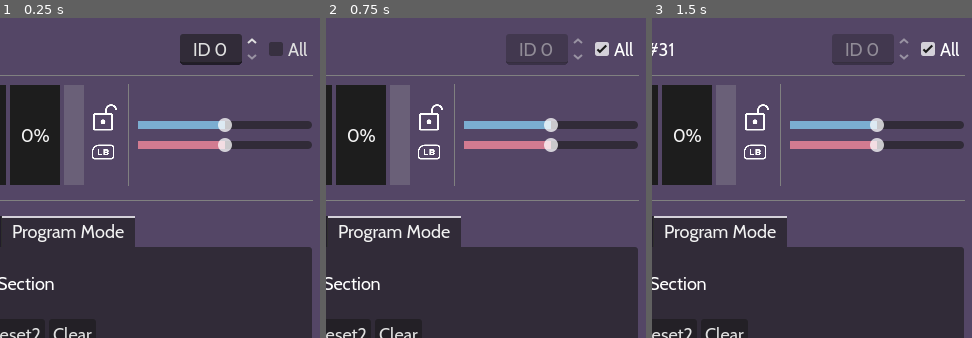
Above: before the commit, frames 1-3 (left to right).
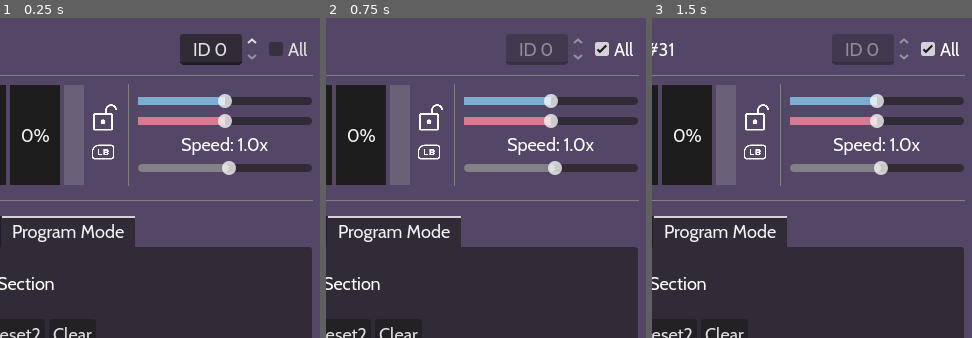
Above: after the commit, the same moments.

Repository: leosefcik/controller-rumble-tool
Game: Godot game, scene res://main.tscn
Same seed, same stepped clock (60 frames per second), same inputs: the game is played once before the commit and once after it.
Inputs (mouse positions are % of the whole screen's width and height, from its top left):
- Up to frame 1 (0.25 s): no input
- Up to frame 2 (0.75 s): click "All" at 0.5 s
- Up to frame 3 (1.5 s): click (10, 15) at 1.25 s
The pictures show only the part of the screen within x 49-99%, y 0-50%; the shares and areas given below are measured in that part.

The runs differ from the first frame. In frame 1, 6.1% of the frame differs, in the area x 43-98%, y 23-50%; in frame 2, 6.1%; in frame 3, 6.1%.

Commit message:
speed modifier trigger and slider
- Added logic to control speed with the new slider or triggers
- New logic in ProgramMouseControl for the new slider
- Changed step on Sensitivity and Speed sliders to 0.05 from 0.01

Diff:
--- a/main.tscn
+++ b/main.tscn
@@ -290,7 +290,7 @@
 If you push the trigger/joystick further, it'll stay at 100%."
 min_value = 0.01
 max_value = 1.0
-step = 0.01
+step = 0.05
 value = 1.0
 
 [node name="VSeparator2" type="VSeparator" parent="UI/MainVBox/Gauges"]
@@ -460,11 +460,12 @@
 icon_alignment = 1
 expand_icon = true
 
-[node name="ProgramMouseControl" type="Control" parent="UI/MainVBox/Gauges"]
+[node name="ProgramMouseControl" type="Control" parent="UI/MainVBox/Gauges" node_paths=PackedStringArray("ProgramMode")]
 unique_name_in_owner = true
 layout_mode = 2
 size_flags_horizontal = 3
 script = ExtResource("18_jq2sk")
+ProgramMode = NodePath("../../ModeTabs/Program Mode")
 
 [node name="VBoxContainer" type="VBoxContainer" parent="UI/MainVBox/Gauges/ProgramMouseControl"]
 layout_mode = 1
@@ -474,12 +475,6 @@
 grow_horizontal = 2
 grow_vertical = 2
 alignment = 1
-
-[node name="Label" type="Label" parent="UI/MainVBox/Gauges/ProgramMouseControl/VBoxContainer"]
-visible = false
-layout_mode = 2
-text = "Mouse control"
-horizontal_alignment = 1
 
 [node name="WeakSliderProgram" type="HSlider" parent="UI/MainVBox/Gauges/ProgramMouseControl/VBoxContainer"]
 unique_name_in_owner = true
@@ -500,6 +495,12 @@
 min_value = -1.0
 max_value = 1.0
 step = 0.01
+
+[node name="ProgramModeSpeedLabel" type="Label" parent="UI/MainVBox/Gauges/ProgramMouseControl/VBoxContainer"]
+unique_name_in_owner = true
+layout_mode = 2
+text = "Speed: 1.0x"
+horizontal_alignment = 1
 
 [node name="MouseStickyMode" type="Button" parent="UI/MainVBox/Gauges/ProgramMouseControl/VBoxContainer"]
 visible = false
@@ -511,6 +512,16 @@
 icon = ExtResource("17_074og")
 icon_alignment = 1
 expand_icon = true
+
+[node name="ProgramModeSpeedSlider" type="HSlider" parent="UI/MainVBox/Gauges/ProgramMouseControl/VBoxContainer"]
+unique_name_in_owner = true
+layout_mode = 2
+tooltip_text = "How fast the desired sliders go up/down when controlled."
+min_value = 0.1
+max_value = 8.0
+step = 0.05
+value = 1.0
+exp_edit = true
 
 [node name="HBoxContainer" type="HBoxContainer" parent="UI/MainVBox"]
 layout_mode = 2
@@ -1286,6 +1297,7 @@
 [connection signal="pressed" from="UI/MainVBox/Gauges/AnalogMouseControl/VBoxContainer/MouseStickyMode" to="UI/MainVBox/Gauges/AnalogMouseControl" method="_on_mouse_sticky_mode_pressed"]
 [connection signal="drag_ended" from="UI/MainVBox/Gauges/ProgramMouseControl/VBoxContainer/WeakSliderProgram" to="UI/MainVBox/Gauges/ProgramMouseControl" method="_on_weak_slider_program_drag_ended"]
 [connection signal="drag_ended" from="UI/MainVBox/Gauges/ProgramMouseControl/VBoxContainer/StrongSliderProgram" to="UI/MainVBox/Gauges/ProgramMouseControl" method="_on_strong_slider_program_drag_ended"]
+[connection signal="value_changed" from="UI/MainVBox/Gauges/ProgramMouseControl/VBoxContainer/ProgramModeSpeedSlider" to="UI/MainVBox/Gauges/ProgramMouseControl" method="_on_program_mode_speed_slider_value_changed"]
 [connection signal="toggled" from="UI/MainVBox/HBoxContainer/HideModeTabs" to="UI" method="_on_hide_mode_tabs_toggled"]
 [connection signal="tab_changed" from="UI/MainVBox/ModeTabs" to="UI" method="_on_mode_tabs_tab_changed"]
 [connection signal="toggled" from="UI/MainVBox/ModeTabs/Analog Mode/VBoxContainer/HBoxContainer/AnalogAltMode" to="UI/MainVBox/ModeTabs/Analog Mode" method="_on_analog_alt_mode_toggled"]
--- a/script/program_mode.gd
+++ b/script/program_mode.gd
@@ -24,6 +24,7 @@
 var weak_desired := 0.0
 var strong_desired := 0.0
 
+var speed_slider := 1.0 # Updated externally by ProgramMouseControl
 
 func _setup_row_nodes_array() -> void:
 	for i in range(ROWS):
@@ -141,6 +142,13 @@
 	var right_axis := 0.0
 	var weak_axis := 0.0
 	var strong_axis := 0.0
+	var speed_mod := 1.0
+
+	if Settings.trigger_enabled: # Speed modifier triggers for fun
+		if Input.is_action_pressed("increase_rumble_trigger_left"):
+			speed_mod *= (1.0/3.0)
+		if Input.is_action_pressed("increase_rumble_trigger_right"):
+			speed_mod *= 3.0
 
 	if Settings.joystick_enabled:
 		left_axis = Input.get_axis("decrease_rumble_left", "increase_rumble_left")
@@ -158,8 +166,11 @@
 		weak_axis = right_axis
 		strong_axis = left_axis
 
-	weak_desired = clampf(weak_desired + (weak_axis * delta), 0.0, 1.0)
-	strong_desired = clampf(strong_desired + (strong_axis * delta), 0.0, 1.0)
+	weak_axis = clampf(weak_axis + %WeakSliderProgram.value, -1.0, 1.0)
+	strong_axis = clampf(strong_axis + %StrongSliderProgram.value, -1.0, 1.0)
+
+	weak_desired = clampf(weak_desired + (weak_axis * delta * speed_mod * speed_slider), 0.0, 1.0)
+	strong_desired = clampf(strong_desired + (strong_axis * delta * speed_mod * speed_slider), 0.0, 1.0)
 	UI.update_desired_gauges(weak_desired, strong_desired)
 
 
--- a/script/program_mouse_control.gd
+++ b/script/program_mouse_control.gd
@@ -1,4 +1,6 @@
 extends Control
+
+@export var ProgramMode: TabBar
 
 
 func _on_weak_slider_program_drag_ended(value_changed: bool) -> void:
@@ -7,3 +9,8 @@
 
 func _on_strong_slider_program_drag_ended(value_changed: bool) -> void:
 	%StrongSliderProgram.value = 0.0
+
+
+func _on_program_mode_speed_slider_value_changed(value: float) -> void:
+	%ProgramModeSpeedLabel.text = str("Speed: ", value, "x")
+	ProgramMode.speed_slider = value
